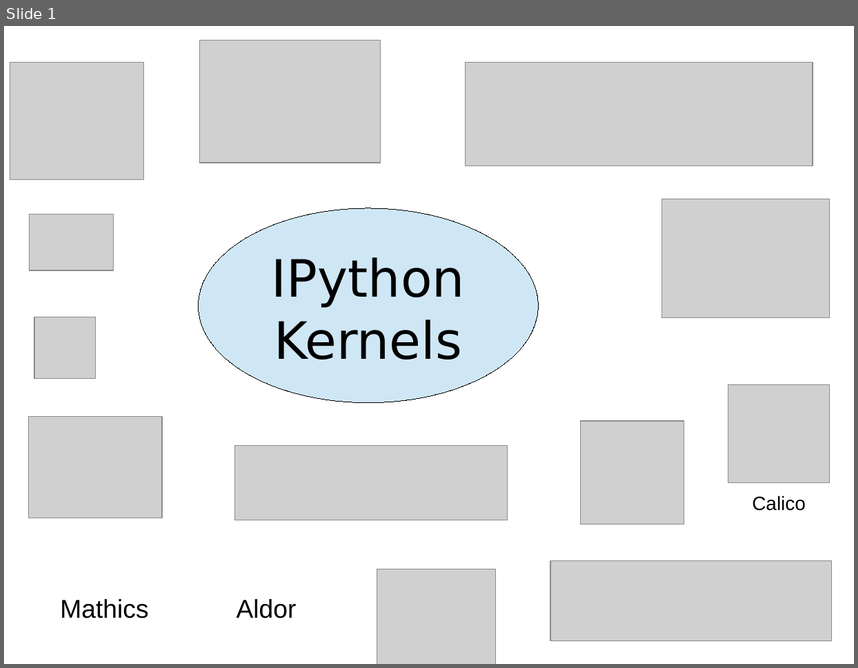
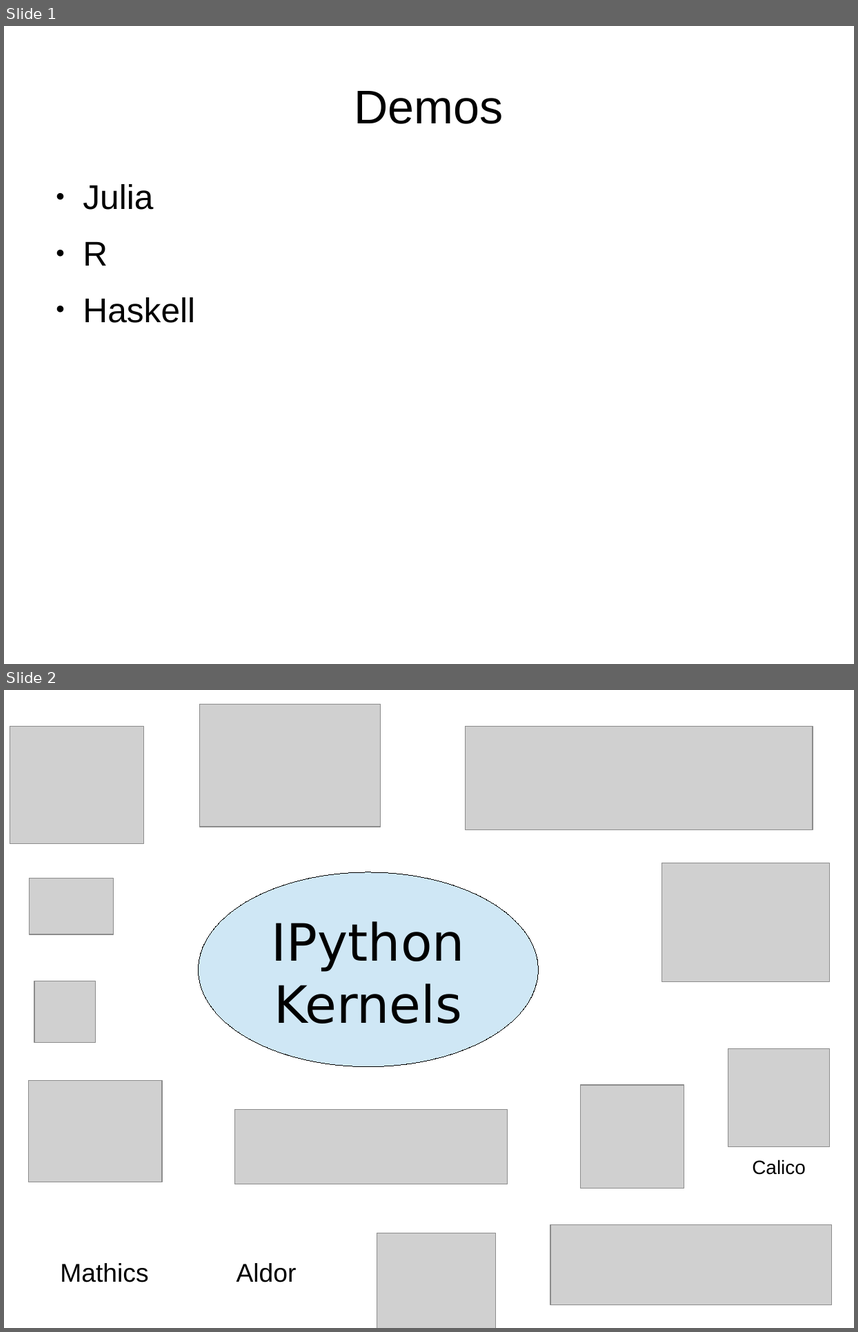
Before and after one commit to ipython/front-to-back, a slide deck: presentation.odp. Shown one above the other, each under a label of ours: slide 1 before the commit, slides 1 and 2 after it. The pictures are 858x668 and 858x1332 pixels, drawn with LibreOffice and Linux fonts; fonts in the diff are those of the drawing; grey boxes stand for pictures. Boxes give left, top, right and bottom in pixels: in the first picture for what was removed or moved away, otherwise in the second. Text is boxed around its words. In the diff, an @@ line names an element or a change of style, - is before the commit and + after.

Commit message:
Mention demos in presentation

```diff
--- a/presentation.odp
+++ b/presentation.odp
@@ slide 1 added at <box>4,26,854,664</box>, background #FFFFFF @@
@@ title added at <box>355,91,504,124</box>, 44 pt, text #000000 @@
+Demos
@@ text added at <box>83,184,195,323</box>, 32 pt, text #000000 @@
+● Julia
+● R
+● Haskell
@@ what was slide 1 is now slide 2 @@
```
